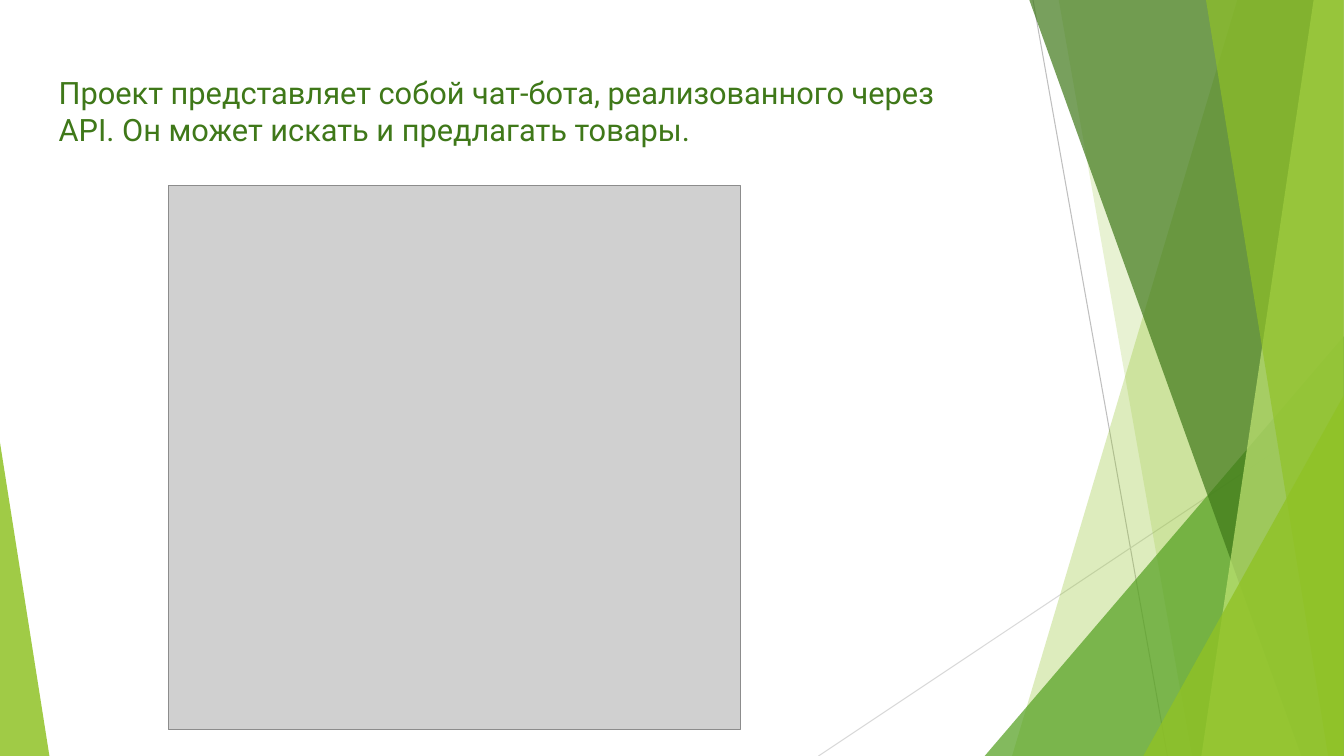
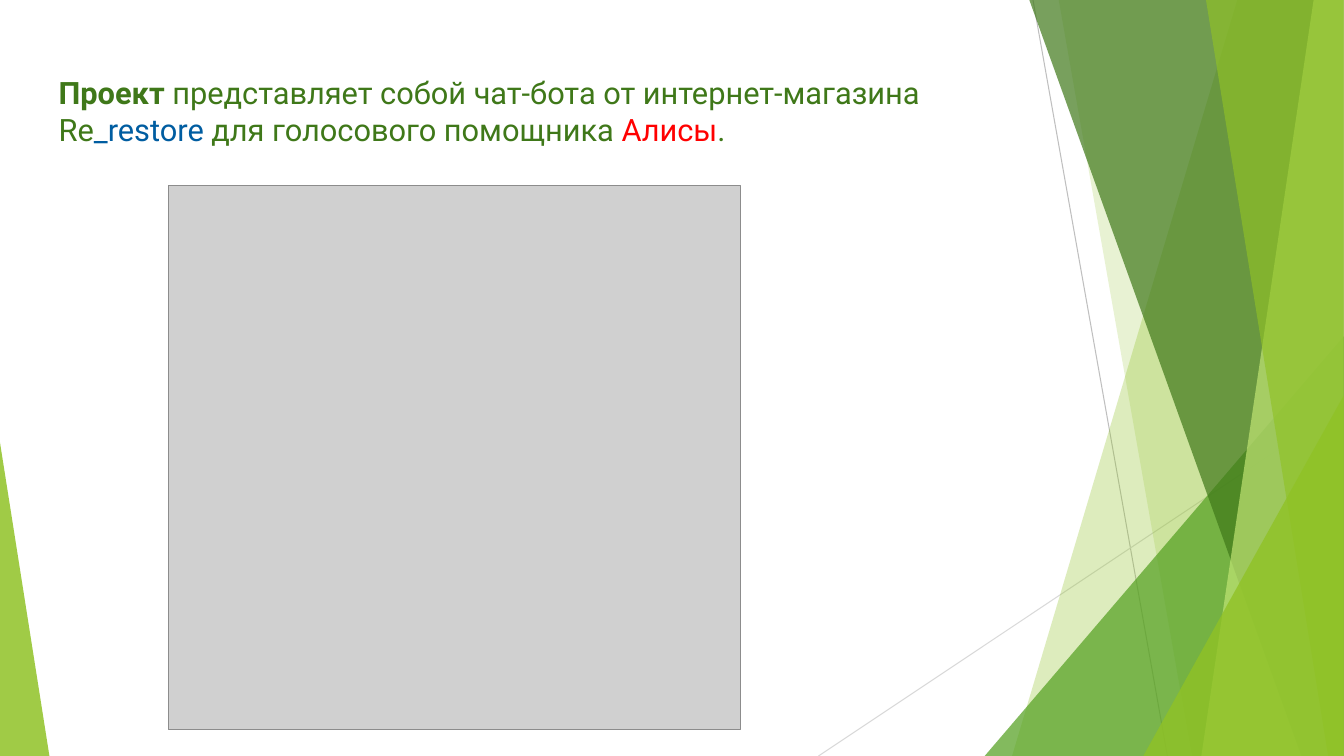
Before and after one commit to vlad120/Re_restore-Alice, a slide deck: slide 2 of Documents/API project presentation.pptx. Drawn at 1344x756 pixels with LibreOffice and Linux fonts; fonts in the diff are those of the drawing; grey boxes stand for pictures. Boxes give left, top, right and bottom in pixels: in the first picture for what was removed or moved away, otherwise in the second. Text is boxed around its words. In the diff, an @@ line names an element or a change of style, - is before the commit and + after.

```diff
--- a/Documents/API project presentation.pptx
+++ b/Documents/API project presentation.pptx
@@ text at box(59, 80, 920, 146): text changed @@
-Проект представляет собой чат-бота, реализованного через API. Он может искать и предлагать товары.
+Проект представляет собой чат-бота от интернет-магазина Re_restore для голосового помощника Алисы.
```
Also in this commit, not shown: 5 other slides changed, 2 slides added, 2 other files.
